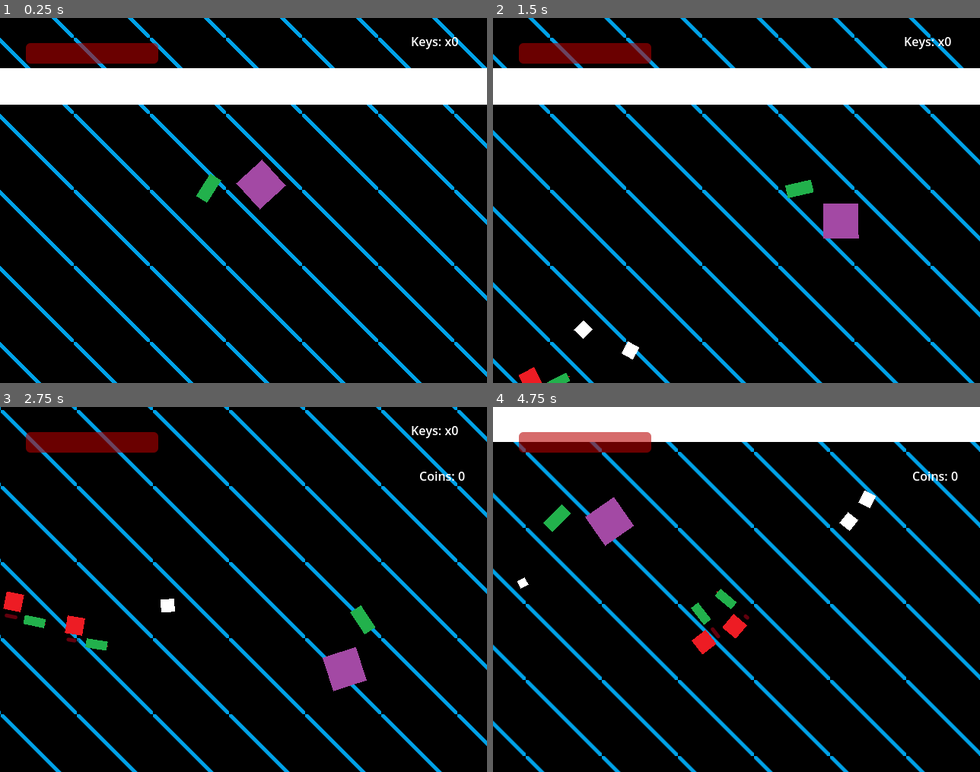
Above: before the commit, frames 1-4 (two rows, left to right).
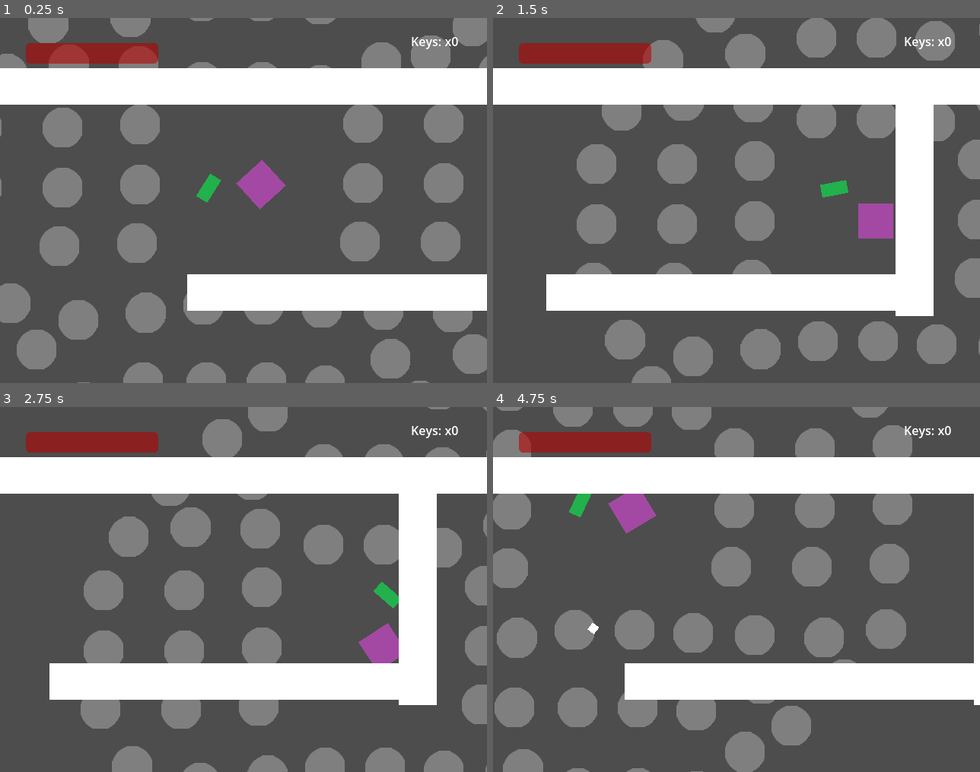
Above: after the commit, the same moments.

Repository: tehlyre/document1
Game: Godot game, scene res://scenes/main.tscn
Same seed, same stepped clock (60 frames per second), same inputs: the game is played once before the commit and once after it.
Inputs (mouse positions are in pixels of both pictures, inside the frame that each line leads up to):
- Up to frame 1 (0.25 s): no input
- Up to frame 2 (1.5 s): tap Enter at 0.5 s; move the mouse to (843, 182) at 0.52 s; press the mouse at (843, 182) at 0.53 s; hold Right (right) 0.53-1.28 s; move the mouse to (639, 218) at 1.27 s; release the mouse at (639, 218) at 1.28 s; hold Down (down) from 1.28 s (still down); tap C (interact) at 1.35 s
- Up to frame 3 (2.75 s): click (146, 607) at 1.55 s; move the mouse to (292, 509) at 2.02 s; release Down (down) at 2.03 s; press the mouse at (292, 509) at 2.03 s; hold Right (right) from 2.03 s (still down)
- Up to frame 4 (4.75 s): move the mouse to (712, 662) at 2.77 s; release Right (right) at 2.78 s; release the mouse at (712, 662) at 2.78 s; hold Up (up) 2.78-3.53 s; click (712, 662) at 2.85 s; move the mouse to (882, 644) at 3.52 s; hold C (interact) 3.53-4.28 s; hold Left (left) from 3.53 s (still down); click (882, 644) at 3.8 s; move the mouse to (590, 534) at 4.27 s; click (590, 534) at 4.35 s

The runs differ from the first frame. In frame 1, 89% of the frame differs, in the area x 0-100%, y 0-100%; in frame 2, 90%; in frame 3, 100%; in frame 4, 100%.

Commit message:
Document1 commit HUSK
Intermediate commit to get enemy AI actually functional, retaining the Legacy II constructs commented in it.

Diff:
--- a/scenes/Characters/durdan.tscn
+++ b/scenes/Characters/durdan.tscn
@@ -1,34 +1,21 @@
-[gd_scene load_steps=6 format=3 uid="uid://bwcfhw8ni6iky"]
+[gd_scene load_steps=7 format=3 uid="uid://bwcfhw8ni6iky"]
 
 [ext_resource type="Script" path="res://scripts/durdan.gd" id="1_bxvgu"]
 [ext_resource type="Texture2D" uid="uid://du7oqvxms11k3" path="res://assets/textures/duuuururrurrdan.png" id="2_ovms2"]
 [ext_resource type="PackedScene" uid="uid://evch3f3ad4o3" path="res://scenes/Other Things/neutral_special.tscn" id="3_qlc2s"]
+[ext_resource type="PackedScene" uid="uid://cjlhiv17dwi1c" path="res://scenes/dot.tscn" id="4_1wcvt"]
+
+[sub_resource type="CircleShape2D" id="CircleShape2D_glppu"]
+radius = 8.2
 
 [sub_resource type="CircleShape2D" id="CircleShape2D_tydpf"]
 radius = 170.082
-
-[sub_resource type="CircleShape2D" id="CircleShape2D_glppu"]
-radius = 8.2
 
 [node name="Durdan" type="CharacterBody2D" groups=["player"]]
 scale = Vector2(0.125, 0.125)
 collision_mask = 3
 script = ExtResource("1_bxvgu")
 
-[node name="durdansexy69" type="Sprite2D" parent="."]
-texture = ExtResource("2_ovms2")
-
-[node name="CollisionShape2D" type="CollisionShape2D" parent="."]
-shape = SubResource("CircleShape2D_tydpf")
-
-[node name="neutral_special" parent="." instance=ExtResource("3_qlc2s")]
-position = Vector2(432.587, 342.758)
-rotation = -0.270105
-
-[node name="gunner" type="Marker2D" parent="neutral_special"]
-position = Vector2(173.82, -0.391418)
-scale = Vector2(5, 5)
-
 [node name="Interaction" type="Area2D" parent="."]
 collision_layer = 0
 collision_mask = 8
@@ -37,3 +24,279 @@
 [node name="CollisionShape2D" type="CollisionShape2D" parent="Interaction"]
 scale = Vector2(40, 40)
 shape = SubResource("CircleShape2D_glppu")
+
+[node name="Nebula" type="Node2D" parent="."]
+scale = Vector2(5, 5)
+
+[node name="dot" parent="Nebula" instance=ExtResource("4_1wcvt")]
+position = Vector2(0, -212.89)
+scale = Vector2(5, 5)
+
+[node name="dot2" parent="Nebula" instance=ExtResource("4_1wcvt")]
+position = Vector2(123.077, -206.237)
+scale = Vector2(5, 5)
+
+[node name="dot3" parent="Nebula" instance=ExtResource("4_1wcvt")]
+position = Vector2(-126.403, -212.89)
+scale = Vector2(5, 5)
+
+[node name="dot4" parent="Nebula" instance=ExtResource("4_1wcvt")]
+position = Vector2(-1.52588e-05, -382.536)
+scale = Vector2(5, 5)
+
+[node name="dot5" parent="Nebula" instance=ExtResource("4_1wcvt")]
+position = Vector2(123.077, -375.884)
+scale = Vector2(5, 5)
+
+[node name="dot6" parent="Nebula" instance=ExtResource("4_1wcvt")]
+position = Vector2(-126.403, -382.536)
+scale = Vector2(5, 5)
+
+[node name="dot7" parent="Nebula" instance=ExtResource("4_1wcvt")]
+position = Vector2(-6.65283, -545.53)
+scale = Vector2(5, 5)
+
+[node name="dot8" parent="Nebula" instance=ExtResource("4_1wcvt")]
+position = Vector2(116.424, -538.877)
+scale = Vector2(5, 5)
+
+[node name="dot9" parent="Nebula" instance=ExtResource("4_1wcvt")]
+position = Vector2(-133.056, -545.53)
+scale = Vector2(5, 5)
+
+[node name="dot10" parent="Nebula" instance=ExtResource("4_1wcvt")]
+position = Vector2(9.97923, 588.773)
+scale = Vector2(5, 5)
+
+[node name="dot11" parent="Nebula" instance=ExtResource("4_1wcvt")]
+position = Vector2(133.056, 595.426)
+scale = Vector2(5, 5)
+
+[node name="dot12" parent="Nebula" instance=ExtResource("4_1wcvt")]
+position = Vector2(-116.424, 588.773)
+scale = Vector2(5, 5)
+
+[node name="dot13" parent="Nebula" instance=ExtResource("4_1wcvt")]
+position = Vector2(9.9792, 419.127)
+scale = Vector2(5, 5)
+
+[node name="dot14" parent="Nebula" instance=ExtResource("4_1wcvt")]
+position = Vector2(133.056, 425.78)
+scale = Vector2(5, 5)
+
+[node name="dot15" parent="Nebula" instance=ExtResource("4_1wcvt")]
+position = Vector2(-116.424, 419.127)
+scale = Vector2(5, 5)
+
+[node name="dot16" parent="Nebula" instance=ExtResource("4_1wcvt")]
+position = Vector2(3.3264, 256.133)
+scale = Vector2(5, 5)
+
+[node name="dot17" parent="Nebula" instance=ExtResource("4_1wcvt")]
+position = Vector2(126.403, 262.786)
+scale = Vector2(5, 5)
+
+[node name="dot18" parent="Nebula" instance=ExtResource("4_1wcvt")]
+position = Vector2(-123.077, 256.133)
+scale = Vector2(5, 5)
+
+[node name="dot19" parent="Nebula" instance=ExtResource("4_1wcvt")]
+position = Vector2(212.89, 0.190652)
+scale = Vector2(5, 5)
+
+[node name="dot20" parent="Nebula" instance=ExtResource("4_1wcvt")]
+position = Vector2(206.127, 123.262)
+scale = Vector2(5, 5)
+
+[node name="dot21" parent="Nebula" instance=ExtResource("4_1wcvt")]
+position = Vector2(213.003, -126.213)
+scale = Vector2(5, 5)
+
+[node name="dot22" parent="Nebula" instance=ExtResource("4_1wcvt")]
+position = Vector2(382.536, 0.342563)
+scale = Vector2(5, 5)
+
+[node name="dot23" parent="Nebula" instance=ExtResource("4_1wcvt")]
+position = Vector2(375.773, 123.414)
+scale = Vector2(5, 5)
+
+[node name="dot24" parent="Nebula" instance=ExtResource("4_1wcvt")]
+position = Vector2(382.649, -126.061)
+scale = Vector2(5, 5)
+
+[node name="dot25" parent="Nebula" instance=ExtResource("4_1wcvt")]
+position = Vector2(545.536, -6.16428)
+scale = Vector2(5, 5)
+
+[node name="dot26" parent="Nebula" instance=ExtResource("4_1wcvt")]
+position = Vector2(538.773, 116.907)
+scale = Vector2(5, 5)
+
+[node name="dot27" parent="Nebula" instance=ExtResource("4_1wcvt")]
+position = Vector2(545.649, -132.568)
+scale = Vector2(5, 5)
+
+[node name="dot28" parent="Nebula" instance=ExtResource("4_1wcvt")]
+position = Vector2(-588.782, 9.45195)
+scale = Vector2(5, 5)
+
+[node name="dot29" parent="Nebula" instance=ExtResource("4_1wcvt")]
+position = Vector2(-595.545, 132.523)
+scale = Vector2(5, 5)
+
+[node name="dot30" parent="Nebula" instance=ExtResource("4_1wcvt")]
+position = Vector2(-588.669, -116.951)
+scale = Vector2(5, 5)
+
+[node name="dot31" parent="Nebula" instance=ExtResource("4_1wcvt")]
+position = Vector2(-419.136, 9.60385)
+scale = Vector2(5, 5)
+
+[node name="dot32" parent="Nebula" instance=ExtResource("4_1wcvt")]
+position = Vector2(-425.899, 132.675)
+scale = Vector2(5, 5)
+
+[node name="dot33" parent="Nebula" instance=ExtResource("4_1wcvt")]
+position = Vector2(-419.022, -116.799)
+scale = Vector2(5, 5)
+
+[node name="dot34" parent="Nebula" instance=ExtResource("4_1wcvt")]
+position = Vector2(-256.136, 3.09702)
+scale = Vector2(5, 5)
+
+[node name="dot35" parent="Nebula" instance=ExtResource("4_1wcvt")]
+position = Vector2(-262.899, 126.168)
+scale = Vector2(5, 5)
+
+[node name="dot36" parent="Nebula" instance=ExtResource("4_1wcvt")]
+position = Vector2(-256.023, -123.306)
+scale = Vector2(5, 5)
+
+[node name="dot37" parent="Nebula" instance=ExtResource("4_1wcvt")]
+position = Vector2(-259.459, -246.154)
+scale = Vector2(5, 5)
+
+[node name="dot38" parent="Nebula" instance=ExtResource("4_1wcvt")]
+position = Vector2(-449.064, -335.967)
+scale = Vector2(5, 5)
+
+[node name="dot41" parent="Nebula" instance=ExtResource("4_1wcvt")]
+position = Vector2(-405.821, -249.48)
+scale = Vector2(5, 5)
+
+[node name="dot39" parent="Nebula" instance=ExtResource("4_1wcvt")]
+position = Vector2(-535.551, -229.522)
+scale = Vector2(5, 5)
+
+[node name="dot40" parent="Nebula" instance=ExtResource("4_1wcvt")]
+position = Vector2(-339.293, -435.759)
+scale = Vector2(5, 5)
+
+[node name="dot42" parent="Nebula" instance=ExtResource("4_1wcvt")]
+position = Vector2(-242.827, -492.308)
+scale = Vector2(5, 5)
+
+[node name="dot43" parent="Nebula" instance=ExtResource("4_1wcvt")]
+position = Vector2(-276.092, -349.272)
+scale = Vector2(5, 5)
+
+[node name="dot44" parent="Nebula" instance=ExtResource("4_1wcvt")]
+position = Vector2(-244.154, 272.765)
+scale = Vector2(5, 5)
+
+[node name="dot45" parent="Nebula" instance=ExtResource("4_1wcvt")]
+position = Vector2(-375.336, 461.063)
+scale = Vector2(5, 5)
+
+[node name="dot46" parent="Nebula" instance=ExtResource("4_1wcvt")]
+position = Vector2(-249.48, 419.068)
+scale = Vector2(5, 5)
+
+[node name="dot47" parent="Nebula" instance=ExtResource("4_1wcvt")]
+position = Vector2(-231.297, 549.058)
+scale = Vector2(5, 5)
+
+[node name="dot48" parent="Nebula" instance=ExtResource("4_1wcvt")]
+position = Vector2(-473.619, 349.938)
+scale = Vector2(5, 5)
+
+[node name="dot49" parent="Nebula" instance=ExtResource("4_1wcvt")]
+position = Vector2(-528.844, 252.709)
+scale = Vector2(5, 5)
+
+[node name="dot50" parent="Nebula" instance=ExtResource("4_1wcvt")]
+position = Vector2(-386.277, 287.925)
+scale = Vector2(5, 5)
+
+[node name="dot51" parent="Nebula" instance=ExtResource("4_1wcvt")]
+position = Vector2(255.544, 266.849)
+scale = Vector2(5, 5)
+
+[node name="dot52" parent="Nebula" instance=ExtResource("4_1wcvt")]
+position = Vector2(443.708, 359.642)
+scale = Vector2(5, 5)
+
+[node name="dot53" parent="Nebula" instance=ExtResource("4_1wcvt")]
+position = Vector2(401.835, 272.484)
+scale = Vector2(5, 5)
+
+[node name="dot54" parent="Nebula" instance=ExtResource("4_1wcvt")]
+position = Vector2(531.863, 254.575)
+scale = Vector2(5, 5)
+
+[node name="dot55" parent="Nebula" instance=ExtResource("4_1wcvt")]
+position = Vector2(332.376, 457.69)
+scale = Vector2(5, 5)
+
+[node name="dot56" parent="Nebula" instance=ExtResource("4_1wcvt")]
+position = Vector2(235.03, 512.71)
+scale = Vector2(5, 5)
+
+[node name="dot57" parent="Nebula" instance=ExtResource("4_1wcvt")]
+position = Vector2(270.547, 370.217)
+scale = Vector2(5, 5)
+
+[node name="dot58" parent="Nebula" instance=ExtResource("4_1wcvt")]
+position = Vector2(251.314, -254.464)
+scale = Vector2(5, 5)
+
+[node name="dot59" parent="Nebula" instance=ExtResource("4_1wcvt")]
+position = Vector2(344.916, -442.228)
+scale = Vector2(5, 5)
+
+[node name="dot60" parent="Nebula" instance=ExtResource("4_1wcvt")]
+position = Vector2(257.579, -400.73)
+scale = Vector2(5, 5)
+
+[node name="dot61" parent="Nebula" instance=ExtResource("4_1wcvt")]
+position = Vector2(240.229, -530.834)
+scale = Vector2(5, 5)
+
+[node name="dot62" parent="Nebula" instance=ExtResource("4_1wcvt")]
+position = Vector2(442.484, -330.475)
+scale = Vector2(5, 5)
+
+[node name="dot63" parent="Nebula" instance=ExtResource("4_1wcvt")]
+position = Vector2(497.084, -232.893)
+scale = Vector2(5, 5)
+
+[node name="dot64" parent="Nebula" instance=ExtResource("4_1wcvt")]
+position = Vector2(354.746, -269.022)
+scale = Vector2(5, 5)
+
+[node name="essence" type="Node2D" parent="."]
+
+[node name="durdansexy69" type="Sprite2D" parent="essence"]
+texture = ExtResource("2_ovms2")
+
+[node name="neutral_special" parent="essence" instance=ExtResource("3_qlc2s")]
+position = Vector2(432.587, 342.758)
+rotation = -0.270105
+
+[node name="gunner" type="Marker2D" parent="essence/neutral_special"]
+position = Vector2(173.82, -0.391418)
+scale = Vector2(5, 5)
+
+[node name="CollisionShape2D" type="CollisionShape2D" parent="."]
+position = Vector2(3.05176e-05, 6.10352e-05)
+shape = SubResource("CircleShape2D_tydpf")
--- a/scenes/Characters/enemigo.tscn
+++ b/scenes/Characters/enemigo.tscn
@@ -39,11 +39,52 @@
 scale = Vector2(-0.00271003, -0.00271003)
 texture = ExtResource("2_lc6c0")
 
-[node name="alpha_particle" type="RayCast2D" parent="."]
-visible = false
-position = Vector2(-1, 0)
-target_position = Vector2(64, 0)
+[node name="sieker" type="Node2D" parent="."]
 
-[node name="beta_plus" type="RayCast2D" parent="."]
+[node name="RayCast2D" type="RayCast2D" parent="sieker"]
+target_position = Vector2(0, 348)
 
-[node name="beta_minus" type="RayCast2D" parent="."]
+[node name="RayCast2D2" type="RayCast2D" parent="sieker"]
+target_position = Vector2(133.17, 321.51)
+
+[node name="RayCast2D3" type="RayCast2D" parent="sieker"]
+target_position = Vector2(246.07, 246.07)
+
+[node name="RayCast2D4" type="RayCast2D" parent="sieker"]
+target_position = Vector2(321.51, 133.17)
+
+[node name="RayCast2D5" type="RayCast2D" parent="sieker"]
+target_position = Vector2(348, 0)
+
+[node name="RayCast2D6" type="RayCast2D" parent="sieker"]
+target_position = Vector2(321.51, -133.17)
+
+[node name="RayCast2D7" type="RayCast2D" parent="sieker"]
+target_position = Vector2(246.07, -246.07)
+
+[node name="RayCast2D8" type="RayCast2D" parent="sieker"]
+target_position = Vector2(133.17, -321.51)
+
+[node name="RayCast2D9" type="RayCast2D" parent="sieker"]
+target_position = Vector2(0, -348)
+
+[node name="RayCast2D10" type="RayCast2D" parent="sieker"]
+target_position = Vector2(-133.17, -321.51)
+
+[node name="RayCast2D11" type="RayCast2D" parent="sieker"]
+target_position = Vector2(-246.07, -246.07)
+
+[node name="RayCast2D12" type="RayCast2D" parent="sieker"]
+target_position = Vector2(-321.51, -133.17)
+
+[node name="RayCast2D13" type="RayCast2D" parent="sieker"]
+target_position = Vector2(-348, 0)
+
+[node name="RayCast2D14" type="RayCast2D" parent="sieker"]
+target_position = Vector2(-321.51, 133.17)
+
+[node name="RayCast2D15" type="RayCast2D" parent="sieker"]
+target_position = Vector2(-246.07, 246.07)
+
+[node name="RayCast2D16" type="RayCast2D" parent="sieker"]
+target_position = Vector2(-133.17, 321.51)
--- a/scenes/Levels/container.tscn
+++ b/scenes/Levels/container.tscn
@@ -25,10 +25,11 @@
 process_mode = 1
 script = ExtResource("1_og5ll")
 
-[node name="Durdan" parent="." node_paths=PackedStringArray("Goo") instance=ExtResource("1_snkv6")]
+[node name="Durdan" parent="." node_paths=PackedStringArray("Goo", "enemy") instance=ExtResource("1_snkv6")]
 position = Vector2(346, 193)
 collision_mask = 11
 Goo = NodePath("../Level/Goo")
+enemy = NodePath("../Room/enemies/Enemy")
 
 [node name="Camera" type="Camera2D" parent="Durdan"]
 position = Vector2(-184, 168)
@@ -65,6 +66,10 @@
 position = Vector2(480, 64)
 scale = Vector2(14.38, -0.474)
 
+[node name="Wall5" parent="Level/Walls" instance=ExtResource("4_o0u8o")]
+position = Vector2(480, 335)
+scale = Vector2(4.62, -0.474)
+
 [node name="Wall3" parent="Level/Walls" instance=ExtResource("4_o0u8o")]
 position = Vector2(492, 1189)
 scale = Vector2(14.0411, -0.592078)
@@ -73,6 +78,11 @@
 position = Vector2(1169, 609)
 rotation = 1.5708
 scale = Vector2(11.0526, -0.501005)
+
+[node name="Wall6" parent="Level/Walls" instance=ExtResource("4_o0u8o")]
+position = Vector2(733, 203)
+rotation = 1.5708
+scale = Vector2(3.2526, -0.501005)
 
 [node name="Wall4" parent="Level/Walls" instance=ExtResource("4_o0u8o")]
 position = Vector2(-217, 639)
@@ -92,16 +102,13 @@
 position = Vector2(247, 760)
 player = NodePath("../../../Durdan")
 
-[node name="Enemy2" parent="Room/enemies" node_paths=PackedStringArray("player") instance=ExtResource("6_f1ryr")]
-position = Vector2(91, 674)
-player = NodePath("../../../Durdan")
-
 [node name="CollisionShape2D" type="CollisionShape2D" parent="Room"]
 position = Vector2(477, 620)
 scale = Vector2(2.1197, 2.54633)
 shape = SubResource("RectangleShape2D_nxx2i")
 
 [node name="TileMap" type="TileMap" parent="."]
+visible = false
 z_index = -5
 tile_set = SubResource("TileSet_dyj7h")
 format = 2
--- /dev/null
+++ b/scenes/dot.tscn
@@ -0,0 +1,24 @@
+[gd_scene load_steps=4 format=3 uid="uid://cjlhiv17dwi1c"]
+
+[ext_resource type="Script" path="res://scripts/dot.gd" id="1_vv0fg"]
+[ext_resource type="Texture2D" uid="uid://c768i3vrloe57" path="res://assets/textures/dot.png" id="2_7k0iw"]
+
+[sub_resource type="CircleShape2D" id="CircleShape2D_ogvmt"]
+radius = 9.0
+
+[node name="dot" type="Node2D"]
+script = ExtResource("1_vv0fg")
+
+[node name="toPlayer" type="RayCast2D" parent="."]
+visible = false
+position = Vector2(0.349999, -0.650001)
+
+[node name="Dot" type="Sprite2D" parent="."]
+position = Vector2(0.349999, -0.650001)
+scale = Vector2(0.167, 0.167)
+texture = ExtResource("2_7k0iw")
+
+[node name="Area2D" type="Area2D" parent="."]
+
+[node name="CollisionShape2D" type="CollisionShape2D" parent="Area2D"]
+shape = SubResource("CircleShape2D_ogvmt")
--- /dev/null
+++ b/scripts/dot.gd
@@ -0,0 +1,22 @@
+extends Node2D
+
+@export var player_position : Vector2
+@export var enemy_position : Vector2
+var adequate_target : bool
+@export var player : Player
+@export var enemy : Enemy
+
+
+
+# Called when the node enters the scene tree for the first time.
+func _ready():
+	pass
+
+
+# Called every frame. 'delta' is the elapsed time since the previous frame.
+func _process(delta):
+	$toPlayer.target_position = -position
+	if $toPlayer.get_collider() == player:
+		adequate_target = true
+	else:
+		adequate_target = false
--- a/scripts/durdan.gd
+++ b/scripts/durdan.gd
@@ -69,6 +69,8 @@
 signal you_died(deded : bool)
 signal open_chest(chestID : int)
 
+@export var enemy : Enemy
+
 func _ready():
 	$Interaction.area_entered.connect(_on_interaction_area_area_entered)
 	$Interaction.area_exited.connect(_on_interaction_area_area_exited)
@@ -158,7 +160,7 @@
 func he_wields_a_gun():
 	var b = Bullet.instantiate()
 	owner.add_child(b)
-	b.transform = $neutral_special/gunner.global_transform
+	b.transform = $essence/neutral_special/gunner.global_transform
 	b.player_origin = true
 
 # Function void damage_thingy(float damage)
@@ -192,11 +194,11 @@
 
 func adjust_gun():
 	var d = global_position.distance_to(get_global_mouse_position())
-	var s = global_position.distance_to($neutral_special.global_position)
+	var s = global_position.distance_to($essence/neutral_special.global_position)
 	var question_mark = asin(d*sin(theta)/sqrt(pow(d,2)+pow(s,2)-2*d*s*cos(theta)))
 	var cool_number = (question_mark-0.9)*180/PI
 	if d > 112:
-		$neutral_special.rotation_degrees = -cool_number*0.9
+		$essence/neutral_special.rotation_degrees = -cool_number*0.9
 
 # Function void _physics_process(float delta)
 # deltatime is total time since session open, mousepos is the mouse position
@@ -220,7 +222,7 @@
 
 #	hazard_thingy()
 	if using_mouse:
-		look_at(get_global_mouse_position())
+		$essence.look_at(get_global_mouse_position())
 	elif !using_mouse:
 		if (is_nan(polar_rad_to_deg(flick_stick()).y)):
 			self.set_rotation_degrees(previous_rotation)
--- a/scripts/enemy.gd
+++ b/scripts/enemy.gd
@@ -1,4 +1,5 @@
 extends CharacterBody2D
+class_name Enemy
 
 # Base Enemy Running Script (2.0)
 # Sinful Enemy Stablizing and Running Script (SinEStR)
@@ -14,6 +15,8 @@
 @export var player : CharacterBody2D
 
 @export var Bullet : PackedScene
+
+var rng = RandomNumberGenerator.new()
 
 # float max_sped: The maximum speed (currently only speed) of the enemy in normal circumstances.
 # float max_speed: The current maximum speed after hazards are accounted for.
@@ -63,7 +66,8 @@
 
 # Called when the node enters the scene tree for the first time.
 func _ready():
-	pass
+	for i in $sieker.get_children():
+		i.collide_with_areas = true
 
 # void seek(void): Steers the enemy towards the player. First calculates the desired direct velocity limited with respect to the maximum speed, then subtracts velocity from it to
 # produce the desired change in velocity.
@@ -112,7 +116,7 @@
 		moment_firing = deltatime
 	print(moment_firing)
 	var fps = int(1/delta)
-	if (framecount % (fps/1))-(int(moment_firing) % (fps/4)) == 0:
+	if (framecount % (fps/1))-(int(moment_firing) % (fps/4))+int(10*rng.randf()-5) == 0:
 		var b = Bullet.instantiate()
 		owner.add_child(b)
 		b.transform = $gunner.global_transform
@@ -158,36 +162,37 @@
 # is called based on the behavior state. The player's movement is initiated, and the enemy's rotation is locked on to the player's. The health bar is updated and the enemy is
 # deleted if its health is zero.
 func _physics_process(delta):
-	$alpha_particle.target_position = to_local(player.position)
-	#$RayCast2D.target_position = velocity
-	if movestate != MoveStates.PEEK:
-		$beta_minus.target_position = to_local(player.position)
-		$beta_plus.target_position = to_local(player.position)
-		plus = true
-		minus = true
-	set_state()
-	hazard_thingy()
-	framecount += 1
-	deltatime += delta
-
-	match movestate:
-		MoveStates.SEEK:
-			seek()
-		MoveStates.STOP:
-			stop()
-		MoveStates.FLEE:
-			flee()
-		MoveStates.PEEK:
-			peek()
-
-	match firestate:
-		FireStates.FIRE:
-			fire(delta)
-		FireStates.CONSERVE:
-			conserve()
-
-	#look_at(player.position)
-	move_and_slide()
-	$healthbar.value = health
-	if health <= 1:
-		queue_free()
+	pass
+#	$alpha_particle.target_position = to_local(player.position)
+#	#$RayCast2D.target_position = velocity
+#	if movestate != MoveStates.PEEK:
+#		$beta_minus.target_position = to_local(player.position)
+#		$beta_plus.target_position = to_local(player.position)
+#		plus = true
+#		minus = true
+#	set_state()
+#	hazard_thingy()
+#	framecount += 1
+#	deltatime += delta
+#
+#	match movestate:
+#		MoveStates.SEEK:
+#			seek()
+#		MoveStates.STOP:
+#			stop()
+#		MoveStates.FLEE:
+#			flee()
+#		MoveStates.PEEK:
+#			peek()
+#
+#	match firestate:
+#		FireStates.FIRE:
+#			fire(delta)
+#		FireStates.CONSERVE:
+#			conserve()
+#
+#	#look_at(player.position)
+#	move_and_slide()
+#	$healthbar.value = health
+#	if health <= 1:
+#		queue_free()
--- a/scripts/room.gd
+++ b/scripts/room.gd
@@ -17,7 +17,6 @@
 func _on_player_body_exited(body):
 	if body == player:
 		var is_player_in_room = false
-		print(":0")
 
 # Called every frame. 'delta' is the elapsed time since the previous frame.
 func _process(delta):
Binary file added: assets/textures/dot.png
Not shown, added: assets/textures/dot.png.import
